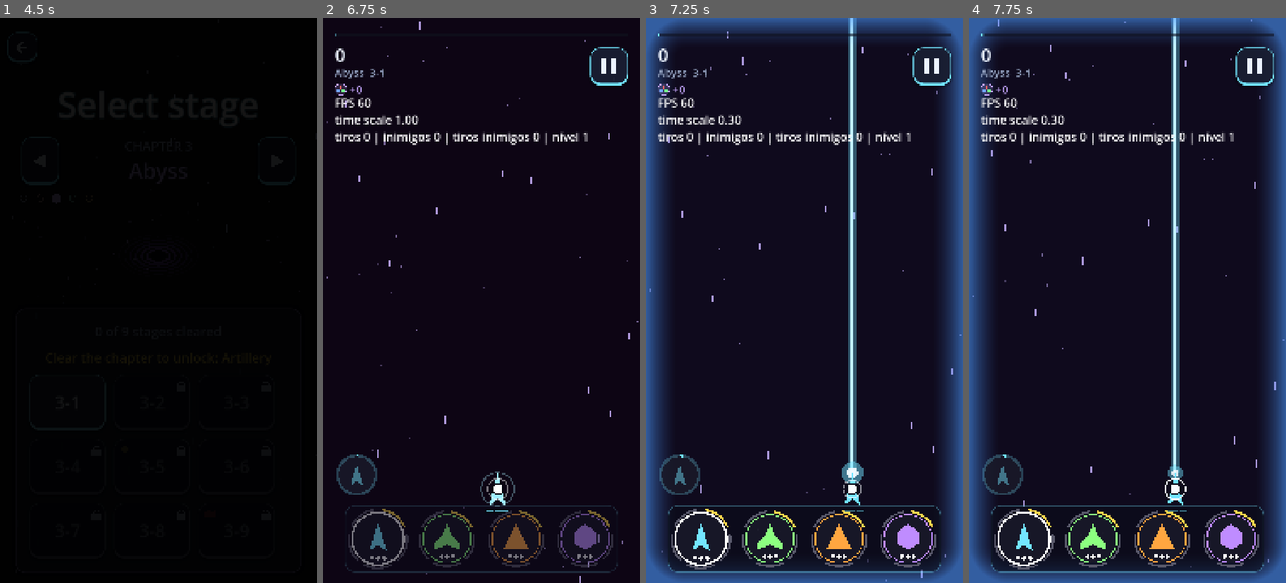
Above: before the commit, frames 1-4 (left to right).
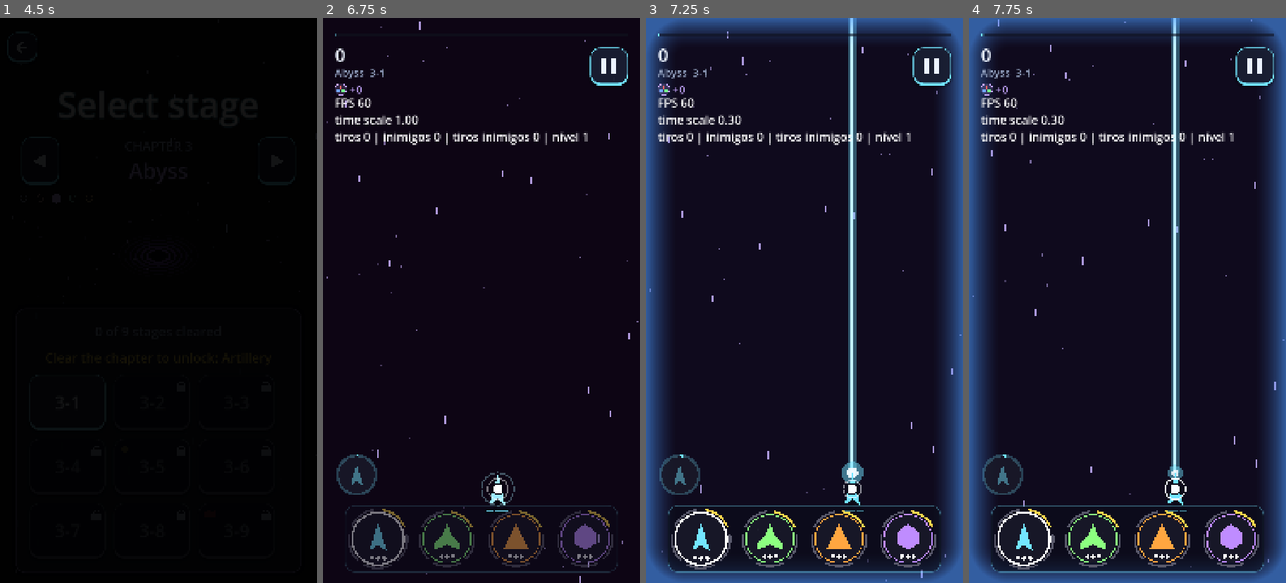
Above: after the commit, the same moments.

Repository: GDPonsoni/Nucleon-Squad-3D
Game: Godot game, scene res://scenes/menu.tscn
Same seed, same stepped clock (60 frames per second), same inputs: the game is played once before the commit and once after it.
Inputs (mouse positions are in pixels of both pictures, inside the frame that each line leads up to):
- Up to frame 1 (4.5 s): click "Play" at 0.5 s; move the mouse to (228, 272) at 1.27 s; hold Right (ui_right) 1.28-2 s; click (228, 272) at 1.42 s; click (41, 159) at 2.02 s; click (275, 153) at 2.75 s; click (275, 159) at 3.52 s; click (66, 402) at 4.25 s
- Up to frame 2 (6.75 s): click (608, 68) at 5 s; click "Restart" at 5.75 s; drag from (418, 328) to (465, 413) at 6.52 s
- Up to frame 3 (7.25 s): no input
- Up to frame 4 (7.75 s): move the mouse to (1159, 176) at 7.27 s; hold Right (ui_right) from 7.28 s (still down)

Frame 1 is identical in both runs. In frame 2, less than 0.1% of the frame differs, in the area x 49-61%, y 80-87%; in frame 3, less than 0.1%; in frame 4, less than 0.1%.

Commit message:
feat(player): pseudo-3D no movimento (inclinação, achatamento, sombra e brilho)
Co-Authored-By: Claude Sonnet 5.5 <noreply@anthropic.com>

Diff:
--- a/scripts/core/params.gd
+++ b/scripts/core/params.gd
@@ -234,6 +234,17 @@
 var weapon_spawn_seconds: float = 0.35  # surgimento da arma ao ativar (curto, para não atrapalhar)
 var weapon_spawn_orbit_spin: float = 2.5  # a órbita gira mais rápido enquanto se forma (multiplicador)
 var weapon_charge_orb_scale: float = 0.45  # orbe de carga na ponta (x largura da nave)
+# --- Pseudo-3D no movimento (só transformações 2D; tilt_intensity 0 desliga) ---
+var tilt_intensity: float = 1.0
+var tilt_max_roll: float = 0.30  # rad de inclinação lateral na velocidade máxima
+var tilt_squash: float = 0.16  # afina o corpo no eixo X ao virar
+var tilt_pitch_stretch: float = 0.10  # alonga/encurta no eixo Y ao subir/descer
+var tilt_brightness: float = 0.14  # clareia ao subir, escurece ao descer
+var tilt_smooth_rate: float = 9.0  # quão rápido segue o movimento e volta ao repouso (1/s)
+var ship_shadow_offset: Vector2 = Vector2(10.0, 22.0)  # sombra no repouso
+var ship_shadow_shift: float = 16.0  # a sombra desliza para o lado oposto da inclinação
+var ship_shadow_alpha: float = 0.32
+var companion_tilt_share: float = 0.8  # fração da inclinação da nave principal que a auxiliar copia
 var impact_pool_size: int = 40  # faíscas de acerto (todas as armas)
 var impact_seconds: float = 0.22
 var impact_sparks: int = 5
--- a/scripts/player/companion.gd
+++ b/scripts/player/companion.gd
@@ -72,6 +72,7 @@
 	var size: Vector2 = Params.ship_size * Params.companion_scale
 	# Inclina durante o voo de saída/retorno e encolhe ao recolher
 	var roll: float = sin(_away * PI) * Params.companion_roll * Params.anim_intensity * -_side
+	roll += _player.bank * Params.tilt_max_roll * Params.tilt_intensity * Params.companion_tilt_share
 	draw_set_transform(Vector2.ZERO, roll, Vector2.ONE * lerpf(1.0, Params.companion_retreat_scale, _away))
 	var points := PackedVector2Array()
 	for point in body.shape:
--- a/scripts/player/player.gd
+++ b/scripts/player/player.gd
@@ -38,6 +38,8 @@
 var _invulnerable_left: float = 0.0
 var _blink_clock: float = 0.0
 var _level_pulse_left: float = 0.0
+var bank: float = 0.0  # -1..1: velocidade lateral suavizada (inclinação); lida pela auxiliar
+var pitch: float = 0.0  # -1..1: velocidade vertical suavizada (+ = descendo)
 var _pulse_color: Color
 
 
@@ -109,7 +111,9 @@
 
 func _process(delta: float) -> void:
 	# delta já vem escalado pelo time scale: a nave reflete a câmera lenta
+	var before: Vector2 = position
 	position = position.move_toward(_target, Params.ship_speed * delta)
+	_update_tilt(position - before, delta)
 
 	if _invulnerable_left > 0.0:
 		_invulnerable_left -= delta
@@ -141,6 +145,16 @@
 		draw_arc(Vector2.ZERO, radius, 0.0, TAU, 48, Color(_pulse_color, 1.0 - t), Params.level_up_pulse_width * (1.0 - t * 0.5))
 
 
+## Inclinação a partir da velocidade (tudo suavizado, volta ao repouso sozinho).
+func _update_tilt(moved: Vector2, delta: float) -> void:
+	if delta <= 0.0:
+		return
+	var vel: Vector2 = moved / delta / maxf(Params.ship_speed, 1.0)
+	var weight: float = 1.0 - exp(-Params.tilt_smooth_rate * delta)
+	bank = lerpf(bank, clampf(vel.x, -1.0, 1.0), weight)
+	pitch = lerpf(pitch, clampf(vel.y, -1.0, 1.0), weight)
+
+
 ## Entrada do corpo: nasce do núcleo crescendo (com um leve excesso), com brilho e um anel que converge.
 func _draw_body() -> void:
 	var k: float = Params.anim_intensity
@@ -148,12 +162,25 @@
 	var points := PackedVector2Array()
 	for point in body.shape:
 		points.append(point * Params.ship_size * grow)
-	draw_colored_polygon(points, body.color)
+	# Pseudo-3D: rola para o lado do movimento, afina em X e alonga/encurta em Y
+	var tilt: float = Params.tilt_intensity
+	var squash := Vector2(1.0 - absf(bank) * Params.tilt_squash * tilt, 1.0 - pitch * Params.tilt_pitch_stretch * tilt)
+	var roll: float = bank * Params.tilt_max_roll * tilt
+	# Sombra deslocada: desliza para o lado oposto ao da inclinação e afasta ao subir
+	var shadow_pos := Vector2(Params.ship_shadow_offset.x - bank * Params.ship_shadow_shift * tilt,
+		Params.ship_shadow_offset.y * (1.0 - pitch * 0.25 * tilt))
+	draw_set_transform(shadow_pos * grow, roll * 0.5, squash)
+	draw_colored_polygon(points, Color(0.0, 0.0, 0.0, Params.ship_shadow_alpha * minf(_build * 2.0, 1.0)))
+	draw_set_transform(Vector2.ZERO, roll, squash)
+	var shade: float = -pitch * Params.tilt_brightness * tilt
+	var tint: Color = body.color.lightened(shade) if shade >= 0.0 else body.color.darkened(-shade)
+	draw_colored_polygon(points, tint)
 	if _build < 1.0:
 		var glow: float = sin(_build * PI) * Params.entry_glow_alpha * minf(k, 1.0)
 		draw_colored_polygon(points, Color(1.0, 1.0, 1.0, glow))
 		var ring: float = Params.ship_size.y * lerpf(Params.entry_ring_scale, 0.5, ease(_build, 0.4))
 		draw_arc(Vector2.ZERO, ring, 0.0, TAU, 40, Color(body.color.lightened(0.4), sin(_build * PI) * 0.8 * minf(k, 1.0)), 5.0)
+	draw_set_transform(Vector2.ZERO, 0.0, Vector2.ONE)
 
 
 func _ease_out_back(x: float) -> float:
